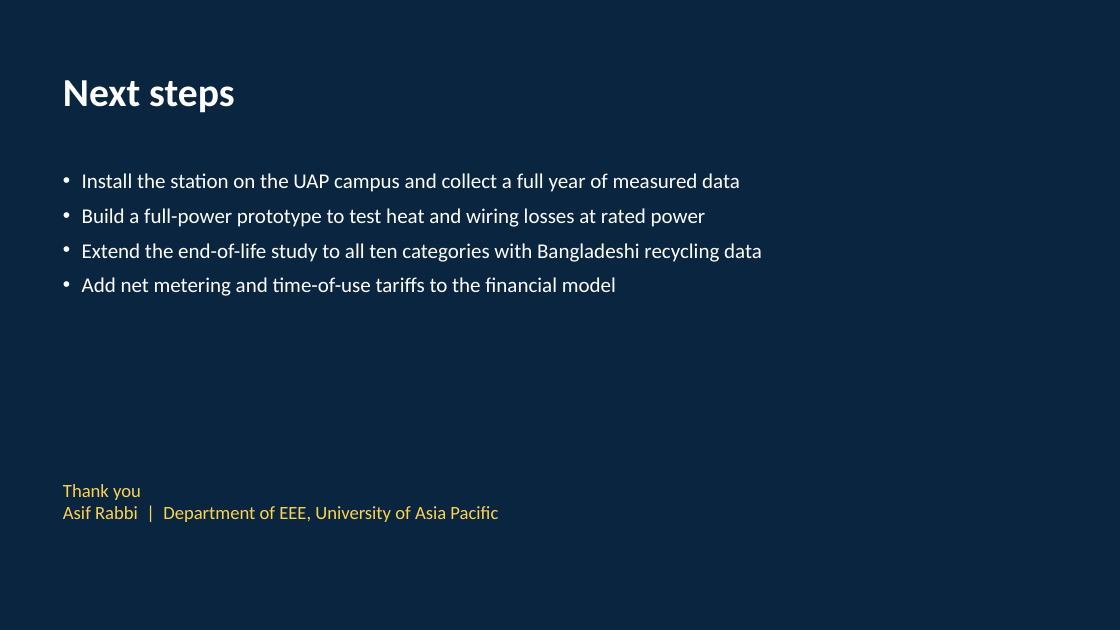
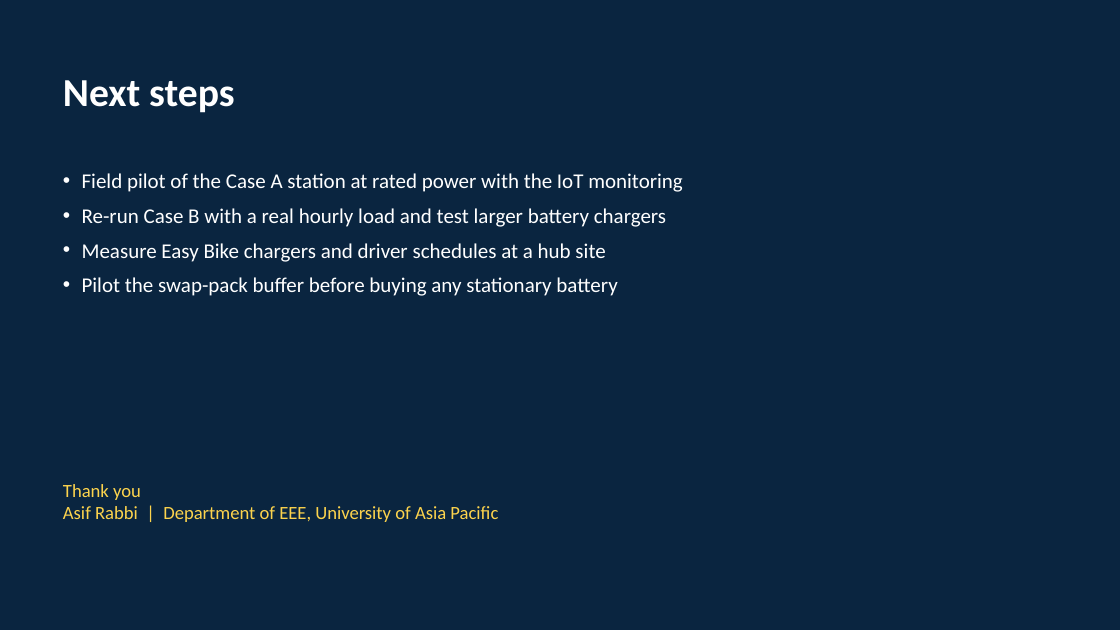
Before and after one commit to shariarmahir/Project-portfolio, a slide deck: slide 26 of public/downloads/presentation-iot-charging-infrastructure.pptx. Drawn at 1120x630 pixels with LibreOffice and Linux fonts; fonts in the diff are those of the drawing; background and template pictures are left out. Boxes give left, top, right and bottom in pixels: in the first picture for what was removed or moved away, otherwise in the second. Text is boxed around its words. In the diff, an @@ line names an element or a change of style, - is before the commit and + after.

```diff
--- a/public/downloads/presentation-iot-charging-infrastructure.pptx
+++ b/public/downloads/presentation-iot-charging-infrastructure.pptx
@@ text at (x1=82, y1=173, x2=683, y2=296): text changed @@
-• Install the station on the UAP campus and collect a full year of measured data
-• Build a full-power prototype to test heat and wiring losses at rated power
-• Extend the end-of-life study to all ten categories with Bangladeshi recycling data
-• Add net metering and time-of-use tariffs to the financial model
+• Field pilot of the Case A station at rated power with the IoT monitoring
+• Re-run Case B with a real hourly load and test larger battery chargers
+• Measure Easy Bike chargers and driver schedules at a hub site
+• Pilot the swap-pack buffer before buying any stationary battery
```
Also in this commit, not shown: 12 other slides changed, 10 slides added, 10 slides removed, 18 other files.
